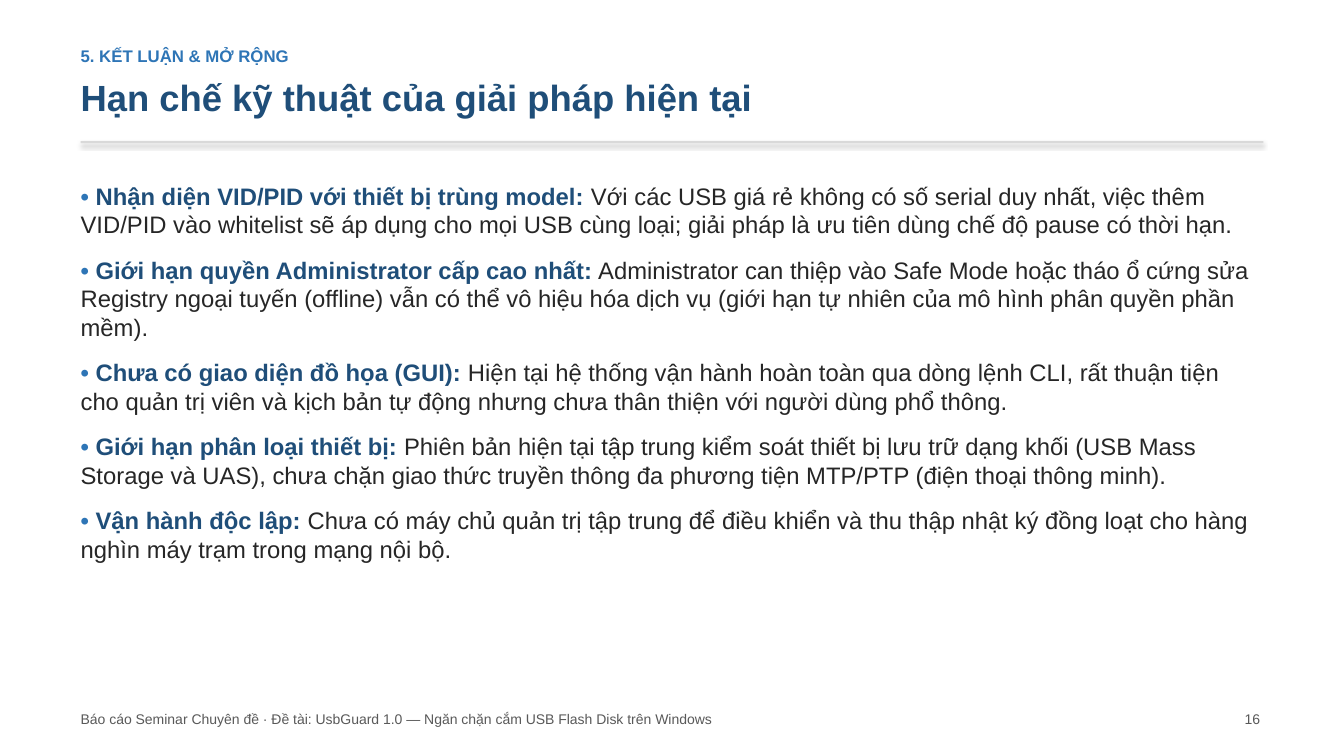
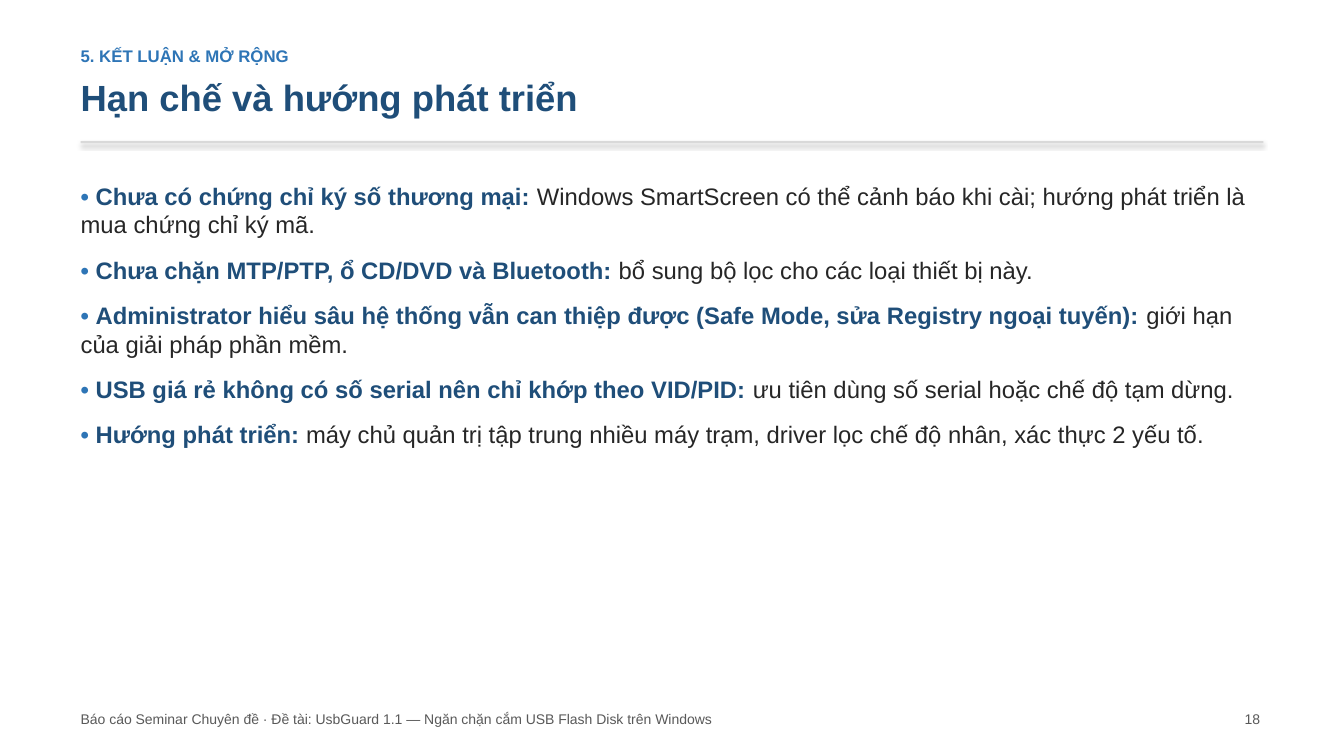
Before and after one commit to hungphamwp/usbguard, a slide deck: slide 18 of slide/SLIDE-UsbGuard.pptx (slide 16 before the commit). Drawn at 1344x756 pixels with LibreOffice and Linux fonts; fonts in the diff are those of the drawing. Boxes give left, top, right and bottom in pixels: in the first picture for what was removed or moved away, otherwise in the second. Text is boxed around its words. In the diff, an @@ line names an element or a change of style, - is before the commit and + after.

```diff
--- a/slide/SLIDE-UsbGuard.pptx
+++ b/slide/SLIDE-UsbGuard.pptx
@@ text at [81, 83, 578, 119]: text changed @@
-Hạn chế kỹ thuật của giải pháp hiện tại
+Hạn chế và hướng phát triển
@@ text at [81, 186, 1245, 448]: text changed @@
-• Nhận diện VID/PID với thiết bị trùng model: Với các USB giá rẻ không có số serial duy nhất, việc thêm VID/PID vào whitelist sẽ áp dụng cho mọi USB cùng loại; giải pháp là ưu tiên dùng chế độ pause có thời hạn.
-• Giới hạn quyền Administrator cấp cao nhất: Administrator can thiệp vào Safe Mode hoặc tháo ổ cứng sửa Registry ngoại tuyến (offline) vẫn có thể vô hiệu hóa dịch vụ (giới hạn tự nhiên của mô hình phân quyền phần mềm).
-• Chưa có giao diện đồ họa (GUI): Hiện tại hệ thống vận hành hoàn toàn qua dòng lệnh CLI, rất thuận tiện cho quản trị viên và kịch bản tự động nhưng chưa thân thiện với người dùng phổ thông.
-• Giới hạn phân loại thiết bị: Phiên bản hiện tại tập trung kiểm soát thiết bị lưu trữ dạng khối (USB Mass Storage và UAS), chưa chặn giao thức truyền thông đa phương tiện MTP/PTP (điện thoại thông minh).
-• Vận hành độc lập: Chưa có máy chủ quản trị tập trung để điều khiển và thu thập nhật ký đồng loạt cho hàng nghìn máy trạm trong mạng nội bộ.
+• Chưa có chứng chỉ ký số thương mại: Windows SmartScreen có thể cảnh báo khi cài; hướng phát triển là mua chứng chỉ ký mã.
+• Chưa chặn MTP/PTP, ổ CD/DVD và Bluetooth: bổ sung bộ lọc cho các loại thiết bị này.
+• Administrator hiểu sâu hệ thống vẫn can thiệp được (Safe Mode, sửa Registry ngoại tuyến): giới hạn của giải pháp phần mềm.
+• USB giá rẻ không có số serial nên chỉ khớp theo VID/PID: ưu tiên dùng số serial hoặc chế độ tạm dừng.
+• Hướng phát triển: máy chủ quản trị tập trung nhiều máy trạm, driver lọc chế độ nhân, xác thực 2 yếu tố.
@@ text at [81, 713, 712, 727]: text changed @@
-Báo cáo Seminar Chuyên đề · Đề tài: UsbGuard 1.0 — Ngăn chặn cắm USB Flash Disk trên Windows
+Báo cáo Seminar Chuyên đề · Đề tài: UsbGuard 1.1 — Ngăn chặn cắm USB Flash Disk trên Windows
```
Also in this commit, not shown: 13 other slides changed, 4 slides added, 3 slides removed, 17 other files.
